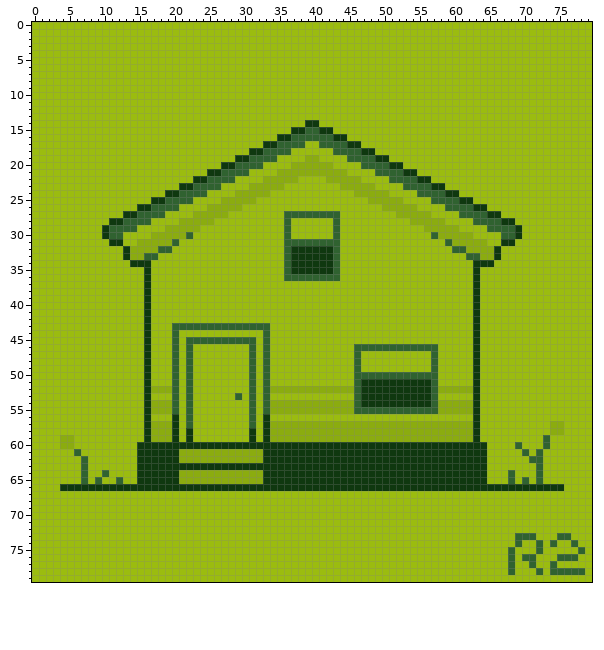
Pixel-art file: house/house_0001.aseprite. The picture above was drawn from the file before the commit.
80x80 pixels, 1 frame.
After:
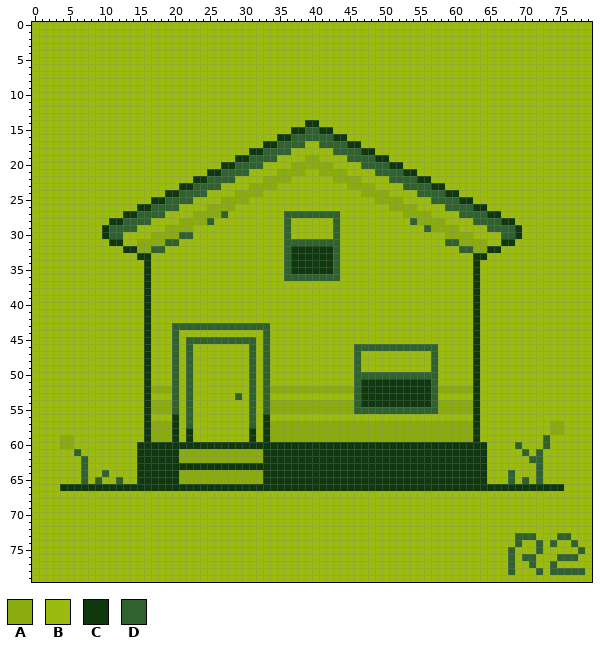
Palette (. is transparent): A #8bac0f  B #9bbc0f  C #0f380f  D #306230
Edits made:
Layer "body":
y 21: x 39..40 AA -> BB
y 22: x 37 A -> B; x 42 A -> B
y 23: x 35 A -> B; x 44 A -> B
y 24: x 33 A -> B; x 46 A -> B
y 25: x 31 A -> B; x 48 A -> B
y 26: x 29 A -> B; x 50 A -> B
y 27: x 27 A -> D; x 52 A -> B
y 28: x 25 A -> D; x 54 A -> D
y 29: x 23 A -> B; x 56 A -> D
y 30: x 21 A -> D; x 57..58 DA -> BB
y 31: x 19 A -> D; x 60 A -> D
y 32: x 14 A -> C; x 17 A -> D; x 19 D -> B; x 60 D -> B; x 62 A -> D; x 65 A -> C
y 33: x 13..17 CAADD -> BBCCB; x 62..66 DDAAC -> BCCBB
y 34: x 14..15 CC -> BB; x 64..65 CC -> BB
Boxes around the changes in both pictures, in picture pixels (x1, y1, x2, y2):
changed: (123, 169, 501, 267)
